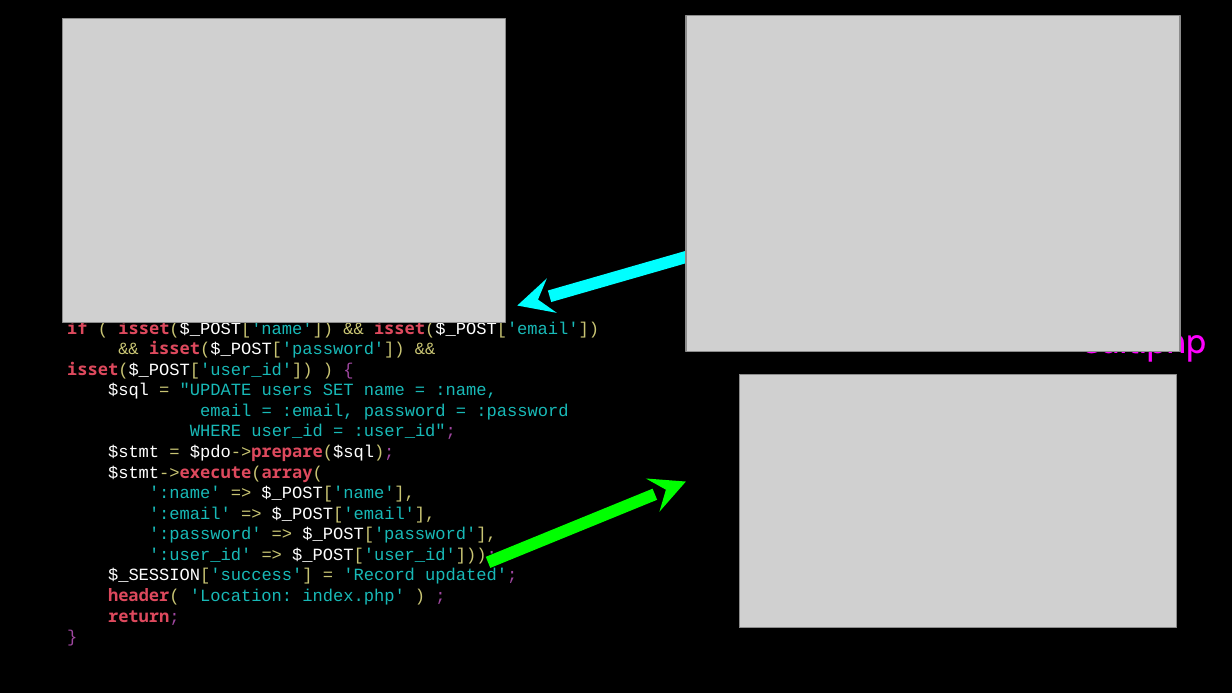
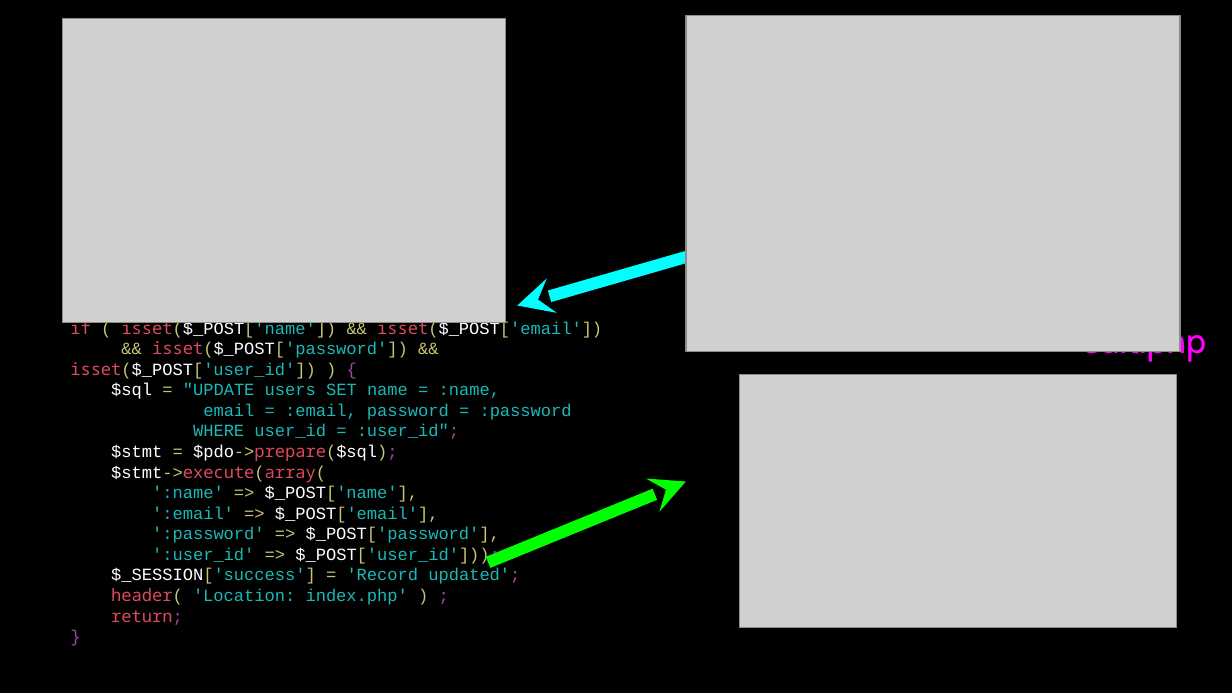
Before and after one commit to csev/wa4e, a slide deck: slide 15 of lectures/PHP-09-CRUD.ppt. Drawn at 1232x693 pixels with LibreOffice and Linux fonts; fonts in the diff are those of the drawing; grey boxes stand for pictures. Boxes give left, top, right and bottom in pixels: in the first picture for what was removed or moved away, otherwise in the second. Text is boxed around its words. In the diff, an @@ line names an element or a change of style, - is before the commit and + after.

```diff
--- a/lectures/PHP-09-CRUD.ppt
+++ b/lectures/PHP-09-CRUD.ppt
@@ text at (70, 318, 602, 625): bold off in "if isset($_POST['name']) isset($_POST['email'])", "isset($_POST['password']) isset($_POST['user_id'])", "$pdo->prepare($sql);", "$stmt->execute(array(" and 2 more places @@
```
Also in this commit, not shown: 5 other slides changed, 1 other file.
